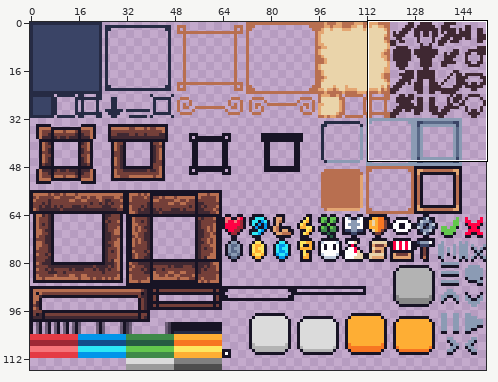
A sprite sheet gets an edit: Assets/Mythril2D/Demo/Sprites/ThirdParty/PaperHatLizard/SPS_GUI - 副本.png. The first picture is a wide view before the edit; the outline marks the close-up.
Close-up. Before:
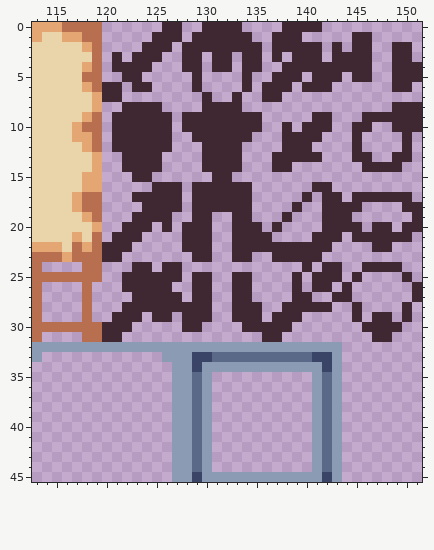
The file is 152x116 pixels. Colours within 5 levels of each other are drawn and written as one. Shown: x 113..151, y 0..45.
The result:
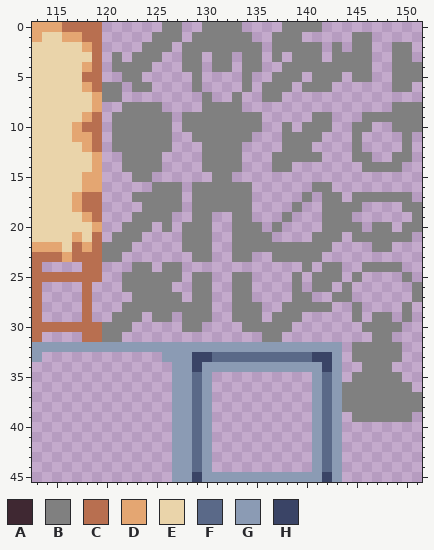
Palette (. is transparent): A #3f2832  B #808080  C #b86f50  D #e4a672  E #ead4aa  F #5a6988  G #8b9bb4  H #3a4466
Diff:
Changed rows in their new state; - is an unchanged pixel.
first column x 120:
 0 ------BB--BBBB----BBBB----------
 1 -----BBB-BBBBBB--BBB-----BB-----
 2 ----BBB-BBBBBBBB-BBBBB-B-BB--BB-
 3 -B-BBB--BB-BB-BB-B-BBB-BBBB--BB-
 4 -BBBB---BB-BB-BB--BBBBBBBBB--BBB
 5 --BB-----B----B--BBB-BBB-BB--BBB
 6 BB-BB----B----B-BBB-BBB------BB-
 7 BB--------B--B--BB--------------
 8 --BBBB----BBBB---------------BBB
 9 -BBBBBB-BBBBBBBB-----BB---BBBBBB
10 -BBBBBB-BBBBBBBB--B-BBB--BB--BBB
11 -BBBBBB--BBBBBB---BBBB---B----B-
12 -BBBBBB---BBBB----BBB----B----B-
13 --BBBB----BBBB---BBBBB---BB--BB-
14 --BBBB----BBBB---BB-------BBBB--
15 ---BB------BB-------------------
16 -----BBB-BBBBBB------BB---------
17 ---BBBBB-BBBBBB-----B-BB-BBBBBB-
18 ----BBBB-BBBBBB----B--BBBB----BB
19 ---BBBB--BB--BB---B---BBB------B
20 --BBB-B-BBB--BBB-B----BBBB-BB-BB
21 -BBB----BBB--BBBB----BBB-BBBBBB-
22 BBB-----BBB--BBBBBBBBBB----BB---
23 BB-------BB--BB--BBBBB----------
24 ---BB-BB------------B-BB--BBBB--
25 --BBBBBB-BB--BB----B-BBB-B----B-
26 --BBBBB--BB--BB----B-BB-B------B
27 ---BBBBB-BB--BB----BB--BB------B
28 --BBBBBBBBB--BBB--BBBBB--B----B-
29 -BBB-BB-BBB--BBB-BBB-----B-BB-B-
30 BBB-----BB----BBBBB-------BBBB--
31 BB--------------BB---------BB---
32 -------------------------BBBBB--
33 -------------------------BBBBB--
34 --------------------------BBB---
35 -------------------------BBBBB--
36 ------------------------BBBBBBB-
37 ------------------------BBBBBBBB
38 ------------------------BBBBBBBB
39 -------------------------BBBBBB-
Pixel boxes of the changes (left, top, right, bottom) in both close-ups:
changed: (102, 22, 422, 422)
